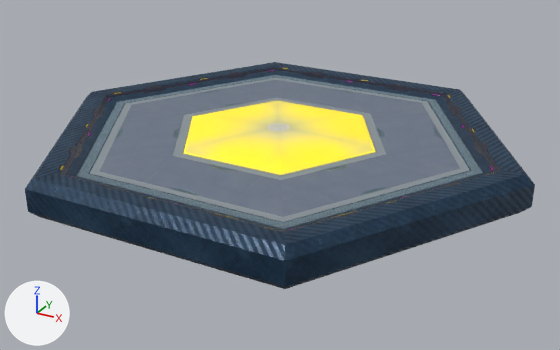
A saved change to the glTF model ABM_UnityProject/External/ABM_01_Museum/unity_assets/entity22302n.gltf.
The view is the same before and after, from a camera (50 mm lens) standing at (9.87, -17.86, 8.58) and looking at (0.14, -0.18, -0.27). The axes (+X, +Y, +Z) are drawn at lower left. The lights are the same throughout. Objects named as collision shapes, trigger or cutter boxes, shadow casters or lower levels of detail are left out. Where no turn or scale is listed for an object, it has been applied to the vertices.

Objects in the first picture: 'node_Museum_Hex_Floor_Piece_b', 'node_Museum_Hex_Floor_Piece_b_transparency'.
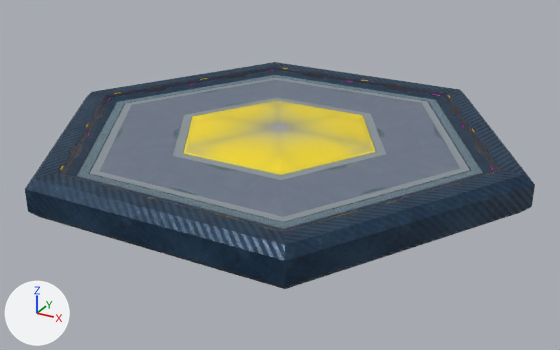
Where the change shows, as pixel boxes (x1, y1, x2, y2) in the pictures (560 x 350 px):
'node_Museum_Hex_Floor_Piece_b_transparency', surface changed: (183, 100, 376, 175) in both

What changed in the scene script:
```text
Change mat_tileset_transparencies_01_mat:
    where n0 = _N.new('ShaderNodeBsdfPrincipled'); n0.name = 'Principled BSDF'
    remove n0.inputs[28].default_value = 0.5  # 'Emission Strength'
    remove n3 = _N.new('ShaderNodeTexImage'); n3.name = 'Image Texture.001'
    remove n3.image = img_tileset_transparencies_01_albedo_png
    where n2 = _N.new('ShaderNodeTexImage'); n2.name = 'Image Texture'
    remove _L.new(n2.outputs[0], n0.inputs[27])  # 'Color' to 'Emission Color'
    remove _L.new(n3.outputs[0], n0.inputs[0])  # 'Color' to 'Base Color'
    remove _L.new(n3.outputs[1], n0.inputs[4])  # 'Alpha' to 'Alpha'
    add _L.new(n2.outputs[0], n0.inputs[0])  # 'Color' to 'Base Color'
    add _L.new(n2.outputs[1], n0.inputs[4])  # 'Alpha' to 'Alpha'
```
